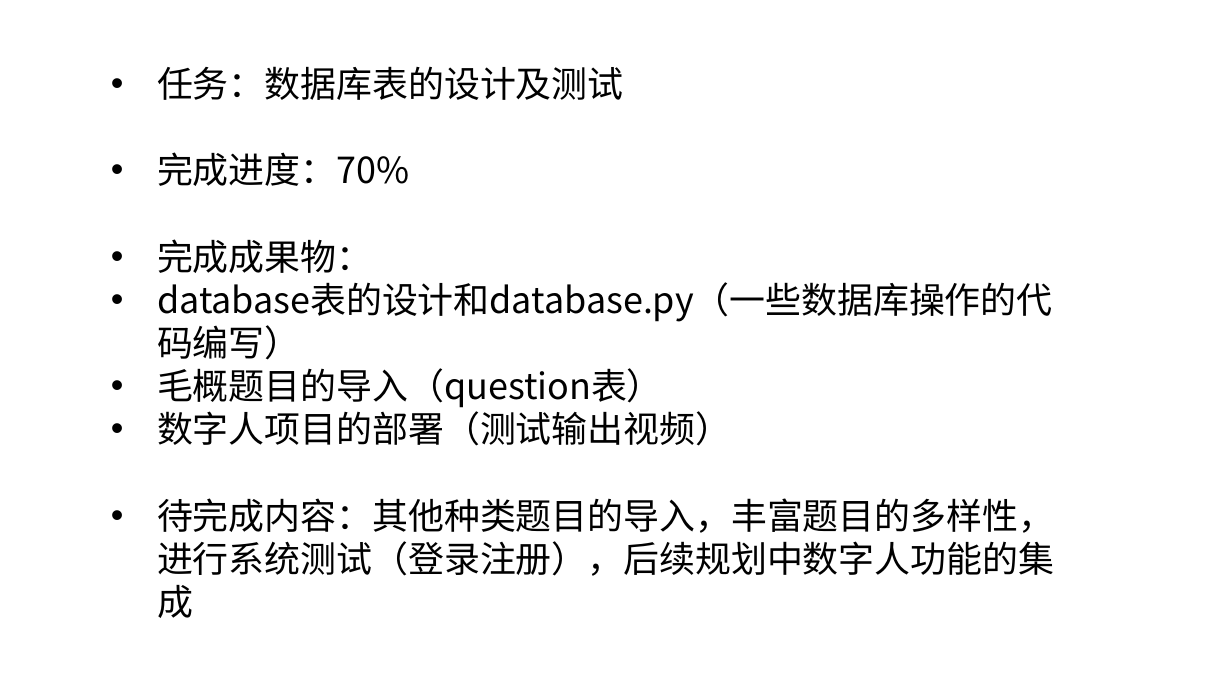
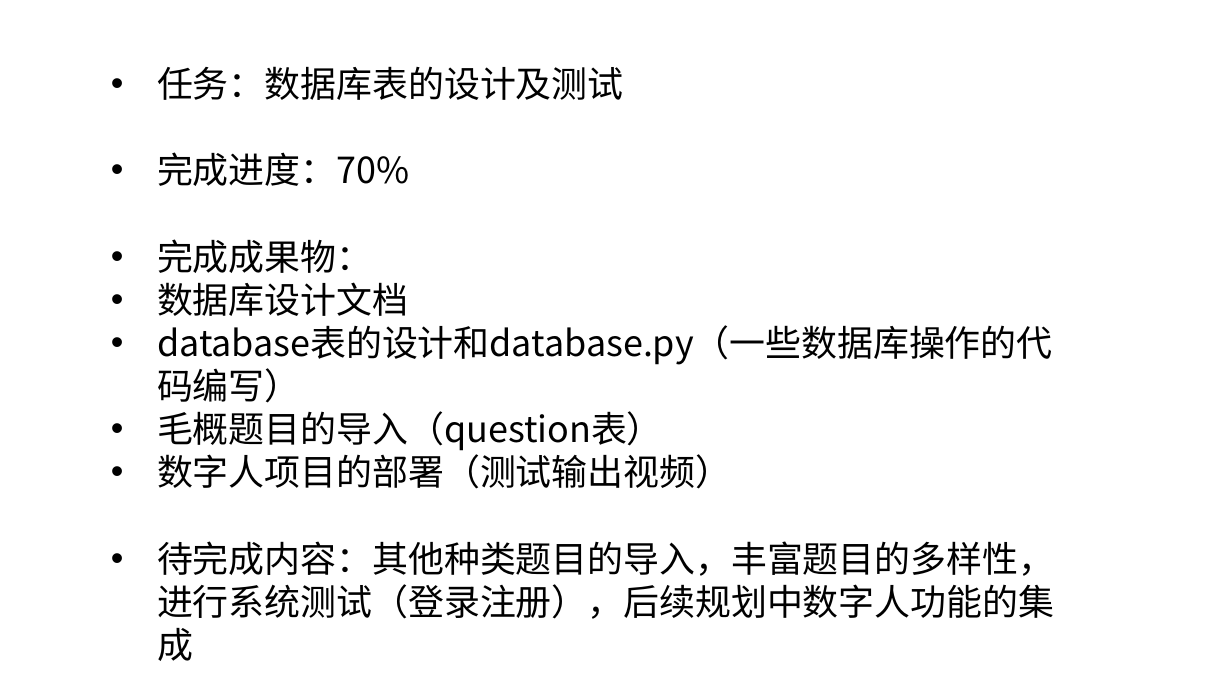
Before and after one commit to C32-SoundTech/SoundTech, a slide deck: slide 2 of docs/yuz/1009汇报.pptx. Drawn at 1232x693 pixels with LibreOffice and Linux fonts; fonts in the diff are those of the drawing. Boxes give left, top, right and bottom in pixels: in the first picture for what was removed or moved away, otherwise in the second. Text is boxed around its words. In the diff, an @@ line names an element or a change of style, - is before the commit and + after.

```diff
--- a/docs/yuz/1009汇报.pptx
+++ b/docs/yuz/1009汇报.pptx
@@ text at bbox=[157, 282, 408, 316]: paragraph added @@
+• 数据库设计文档
```
Also in this commit, not shown: 1 other slide changed.
